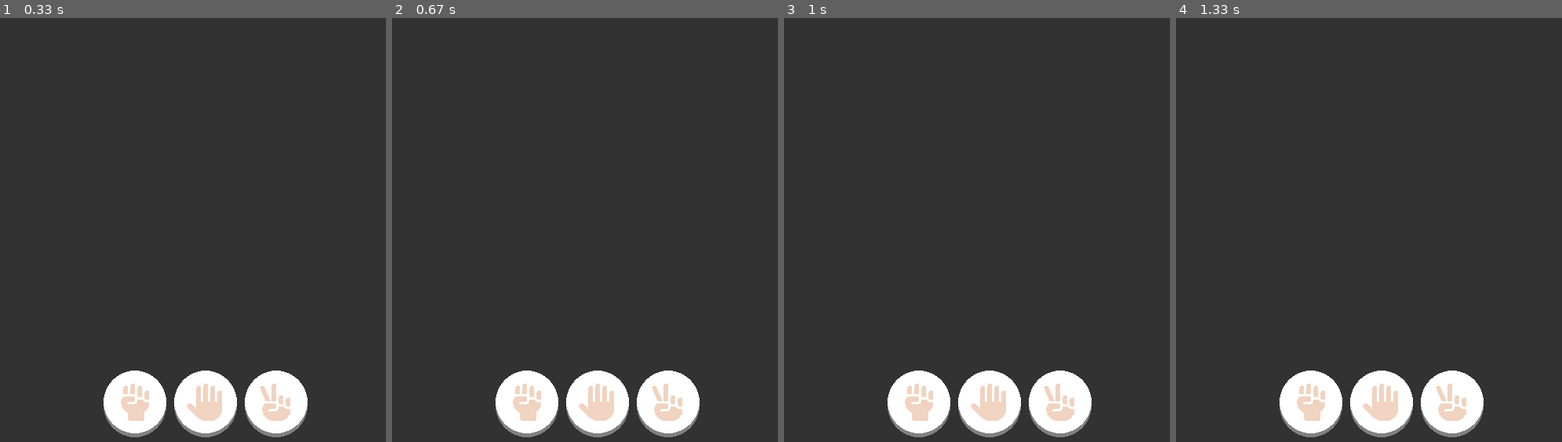
Above: before the commit, frames 1-4 (left to right).
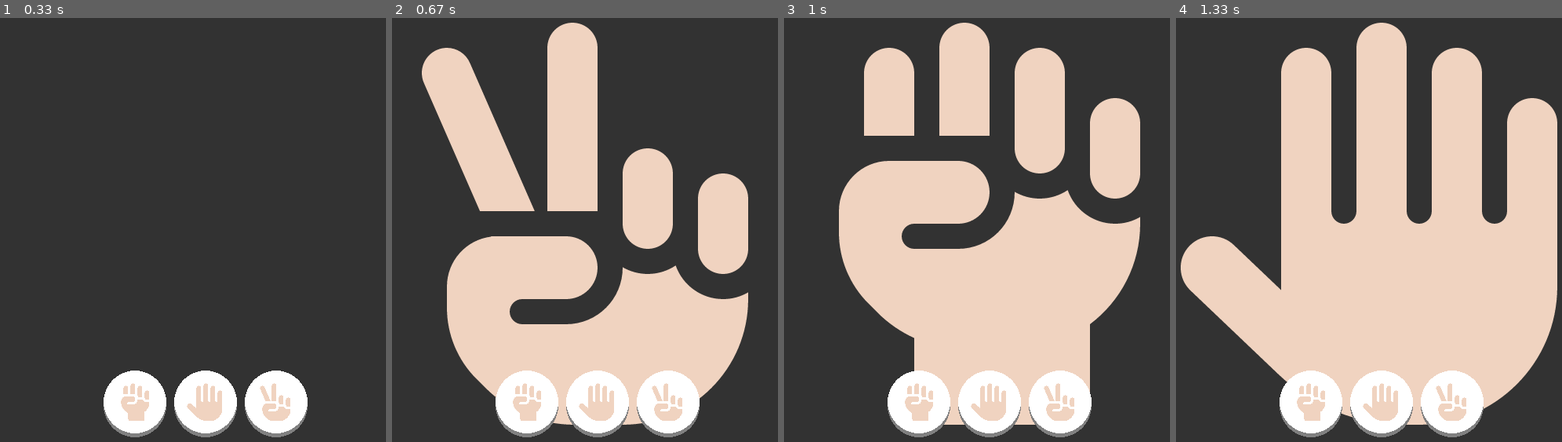
Above: after the commit, the same moments.

Repository: FYP-EEG/EEG
Game: pygame game, started from example/pygame-test.py
Same seed, same stepped clock (60 frames per second), same inputs: the game is played once before the commit and once after it.
Inputs (mouse positions are in pixels of both pictures, inside the frame that each line leads up to):
- Up to frame 1 (0.33 s): no input
- Up to frame 2 (0.67 s): press the mouse at (669, 403) at 0.37 s; move the mouse to (534, 280) at 0.47 s; release the mouse at (403, 153) at 0.6 s
- Up to frame 3 (1 s): press the mouse at (919, 403) at 0.7 s; move the mouse to (892, 230) at 0.8 s; release the mouse at (865, 56) at 0.93 s
- Up to frame 4 (1.33 s): press the mouse at (1380, 403) at 1.03 s; move the mouse to (1500, 403) at 1.13 s; release the mouse at (outside the picture) at 1.27 s

Frame 1 is identical in both runs. In frame 2, 36% of the frame differs, in the area x 7-93%, y 1-96%; in frame 3, 40%; in frame 4, 51%, in the area x 1-99%, y 1-96%.

Commit message:
button trigger function

Diff:
--- a/example/pygame-test.py
+++ b/example/pygame-test.py
@@ -47,15 +47,16 @@
 center_y = (height-size)*0.95
 
 path = "assets/"#os.path.join(current_dir, 'assets')
-rock = Button(size, (center_x - spacing, center_y), os.path.join(path, "hand-fist-solid.png"))
-paper = Button(size, (center_x, center_y), os.path.join(path, "hand-solid.png"))
-scissors = Button(size, (center_x + spacing, center_y), os.path.join(path, "hand-peace-solid.png"))
+rock = Button("rock", size, (center_x - spacing, center_y), os.path.join(path, "hand-fist-solid.png"))
+paper = Button("paper", size, (center_x, center_y), os.path.join(path, "hand-solid.png"))
+scissors = Button("scissors", size, (center_x + spacing, center_y), os.path.join(path, "hand-peace-solid.png"))
 
 buttons = [rock, paper, scissors]
 cursor = ""
+cursorUpdate = False
+
 #game loop
 run = True
-
 """
 for but in buttons:
     print(but.rect)
@@ -67,7 +68,7 @@
     top bound = 487
     bottom bound = 487+90
 """
-
+win.fill((50,50,50))
 while run:
     for e in pygame.event.get():
         if e.type == QUIT or (e.type == KEYDOWN and e.key == K_BACKSPACE):
@@ -92,9 +93,17 @@
             #0 left 1 middle 2 right
             if mouse_pressed[0]:
                 cursor = pygame.mouse.get_pos()
+                cursorUpdate = True
 
-
-    win.fill((50,50,50))
+    if cursorUpdate and rock.check_within(cursor):
+        rock.click()
+        cursorUpdate = False
+    elif cursorUpdate and paper.check_within(cursor):
+        paper.click()
+        cursorUpdate = False
+    elif cursorUpdate and scissors.check_within(cursor):
+        scissors.click()
+        cursorUpdate = False
 
     for button in buttons:
         button.draw(win)
--- a/pygame_lib/Button.py
+++ b/pygame_lib/Button.py
@@ -7,10 +7,10 @@
 
 
 class Button(pygame.sprite.Sprite):
-    def __init__(self, size, position, icon, background_color=(128, 128, 128), icon_color=(255, 255, 255), is_3d=True):
+    def __init__(self,name, size, position, icon, func=None, background_color=(128, 128, 128), icon_color=(255, 255, 255), is_3d=True):
         super().__init__()
 
-        # button size
+        self.name = name
         self.size = size
         self.is_3d = is_3d
         self.icon_color = icon_color
@@ -18,13 +18,12 @@
         self.offset = 0 if not is_3d else size//8
         self.position = position
         self.img = pygame.image.load(icon).convert_alpha()
+        self.func = func
 
         self.update_layout(self.size, self.position)
 
     def update_layout(self, size, position):
         self.position = position
-
-
         """
             size = width*0.05
             so when increase width only, height will overflow
@@ -67,6 +66,19 @@
     def check_within(self, pos):
         #pos (int x,int y)
         bound = self.get_bound()
-        if bound[0]<=pos[0]<=bound[1] and bound[2]<=pos[2]<=bound[3]:
+        if bound[0]<=pos[0]<=bound[1] and bound[2]<=pos[1]<=bound[3]:
             return True
         return False
+
+    def click(self):
+        if(self.func):
+            self.func()
+        else:
+            self.sample_func(surface=pygame.display.get_surface())
+
+    def sample_func(self,surface):
+        width, height = pygame.display.get_window_size()
+        surface.fill((50,50,50))
+        overlay_img = self.img
+        img_rect = overlay_img.get_rect(center=(width // 2, height // 2))
+        surface.blit(overlay_img, img_rect)
Not shown, changed: devlog-anson/2026-7-2.md
